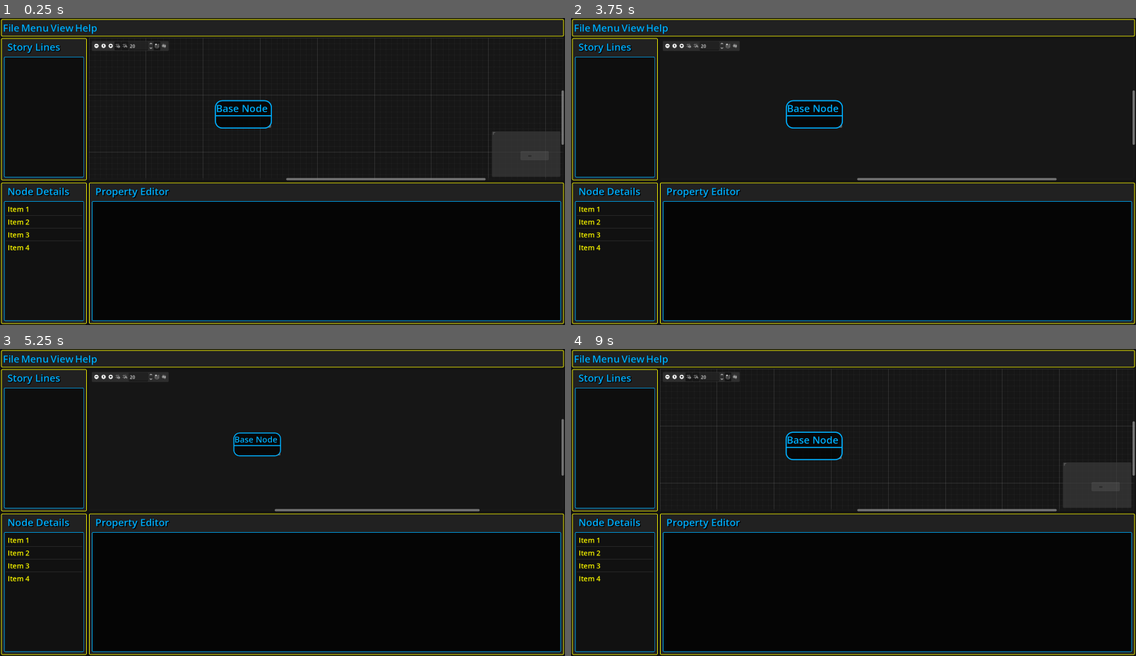
Above: before the commit, frames 1-4 (two rows, left to right).
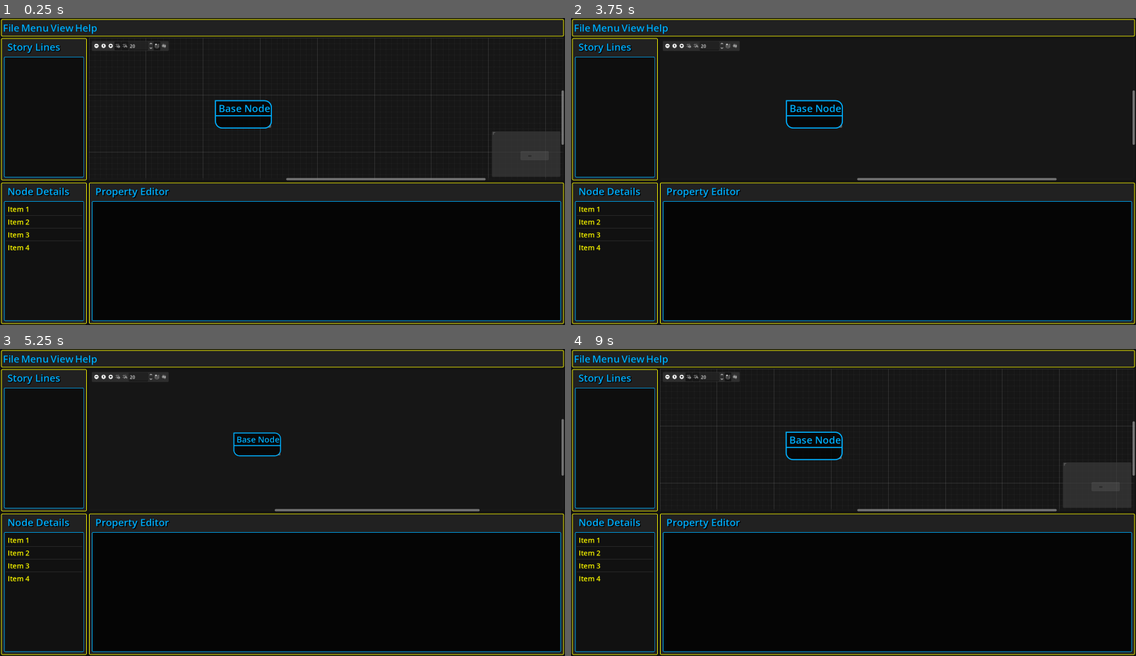
Above: after the commit, the same moments.

Repository: Phillip383/StoryGraph
Game: Godot game, scene res://scenes/UI/graph_editor.tscn
The game is run twice, just before and just after one commit, with the same random seed, the same clock (stepped at 60 frames per second) and the same inputs.
Inputs (mouse positions are in pixels of both pictures, inside the frame that each line leads up to):
- Up to frame 1 (0.25 s): no input
- Up to frame 2 (3.75 s): click (667, 45) at 0.5 s; click (684, 45) at 1.25 s; click (689, 45) at 2 s; click (695, 45) at 2.75 s; click (729, 45) at 3.5 s
- Up to frame 3 (5.25 s): click (163, 376) at 4.25 s; click (96, 376) at 5 s
- Up to frame 4 (9 s): click (684, 376) at 5.75 s; click (689, 376) at 6.5 s; click (695, 376) at 7.25 s; click (729, 376) at 8 s; click (734, 376) at 8.75 s

The runs differ from the first frame. In frame 1, 0.2% of the frame differs, in the area x 38-48%, y 26-31%; in frame 2, 0.2%; in frame 3, 0.1%; in frame 4, 0.2%, in the area x 37-48%, y 26-31%.

Commit message:
update graph node

Diff:
--- a/scenes/UI/graph_editor.tscn
+++ b/scenes/UI/graph_editor.tscn
@@ -74,13 +74,12 @@
 custom_minimum_size = Vector2(1500, 0)
 layout_mode = 2
 size_flags_horizontal = 3
-scroll_offset = Vector2(-108, 0)
 
 [node name="GraphNodeBase" parent="PanelContainer/MarginContainer/Main_C/VSplitContainer/StoryLines_Graph_C/Graph" instance=ExtResource("7_t3iyb")]
 layout_mode = 1
-offset_left = 549.0
+offset_left = 441.0
 offset_top = 218.0
-offset_right = 749.0
+offset_right = 641.0
 offset_bottom = 318.0
 mouse_filter = 1
 position_offset = Vector2(441, 218)
--- a/scenes/UI/graph_node_base.tscn
+++ b/scenes/UI/graph_node_base.tscn
@@ -3,6 +3,7 @@
 [ext_resource type="Theme" uid="uid://wro5ncgxmqmq" path="res://story_graph_theme.tres" id="1_6nrn1"]
 
 [node name="GraphNodeBase" type="GraphNode"]
+editor_description = "The base node to derive other types of nodes from."
 custom_minimum_size = Vector2(200, 100)
 offset_right = 122.0
 offset_bottom = 41.0
@@ -10,4 +11,4 @@
 size_flags_vertical = 3
 theme = ExtResource("1_6nrn1")
 resizable = true
-title = "Base Node"
+title = " Base Node"
--- a/story_graph_theme.tres
+++ b/story_graph_theme.tres
@@ -38,8 +38,10 @@
 shadow_size = 50
 
 [sub_resource type="StyleBoxFlat" id="StyleBoxFlat_nln28"]
+bg_color = Color(1, 0.99215686, 0, 0.5058824)
 
 [sub_resource type="StyleBoxFlat" id="StyleBoxFlat_feld4"]
+bg_color = Color(1, 0.99215686, 0, 1)
 
 [sub_resource type="StyleBoxFlat" id="StyleBoxFlat_s6qwp"]
 bg_color = Color(0, 0, 0, 0.6784314)
@@ -47,7 +49,6 @@
 border_width_top = 4
 border_width_right = 4
 border_color = Color(0, 0.6901961, 1, 1)
-corner_radius_top_left = 25
 corner_radius_top_right = 25
 shadow_color = Color(1, 0.99215686, 0, 0.58431375)
 
@@ -57,7 +58,6 @@
 border_width_top = 4
 border_width_right = 4
 border_color = Color(0, 0.6901961, 1, 1)
-corner_radius_top_left = 25
 corner_radius_top_right = 25
 shadow_color = Color(1, 0.99215686, 0, 0.13333334)
 shadow_size = 50
